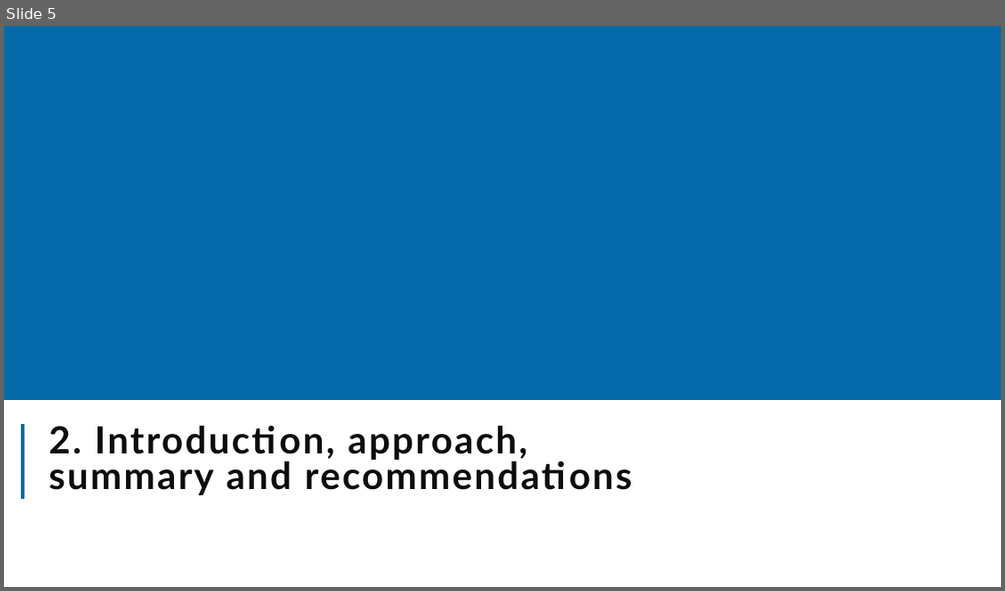
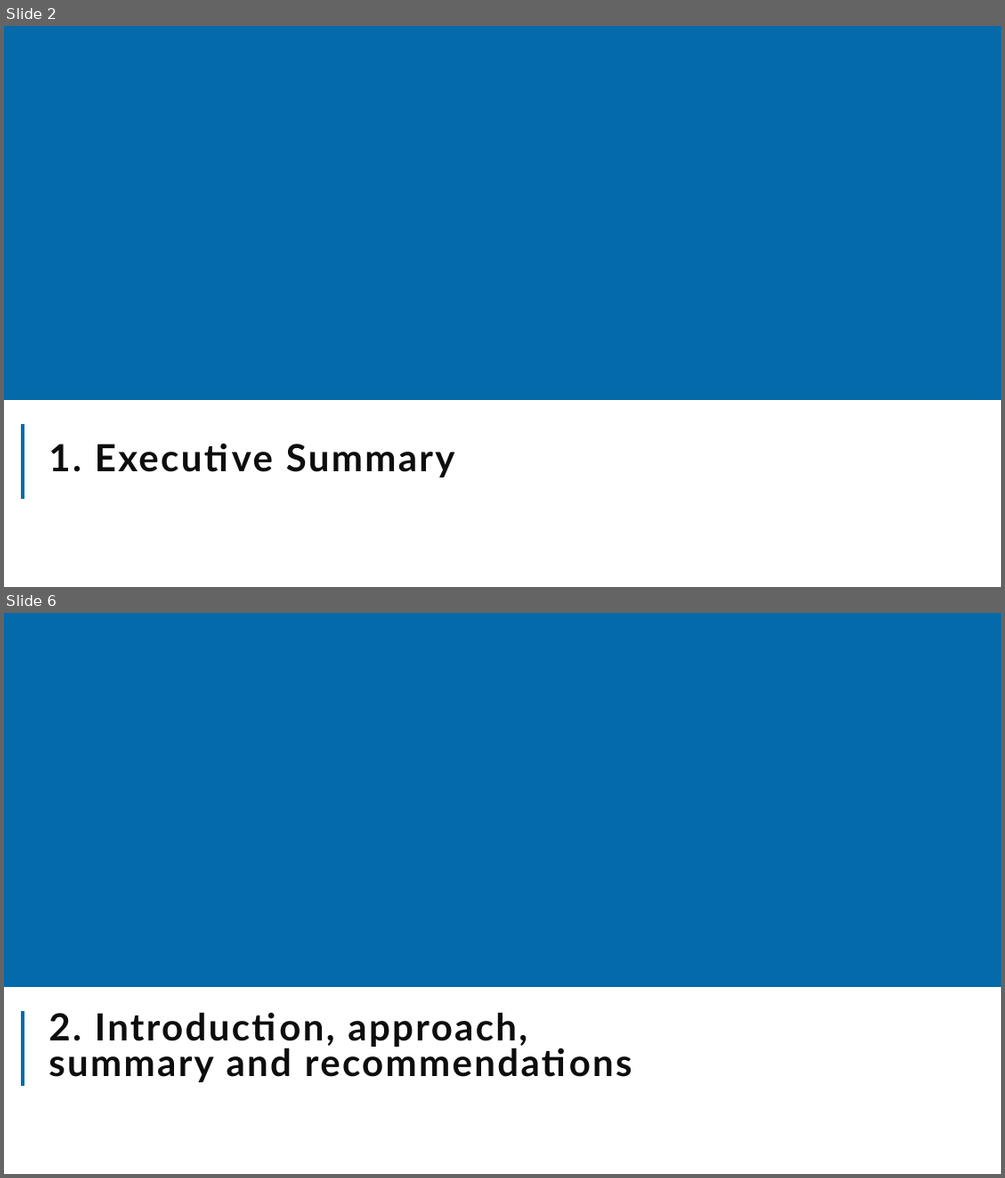
Before and after one commit to The-Strategy-Unit/nhp_sbr_impacts, a slide deck: NHP_SBR impacts_2024_summaryfinal.pptx. Shown one above the other, each under a label of ours: slide 5 before the commit, slides 2 and 6 after it; the slides between them are not shown. The pictures are 1005x591 and 1005x1178 pixels, drawn with LibreOffice and Linux fonts; fonts in the diff are those of the drawing; background and template pictures are left out. Boxes give left, top, right and bottom in pixels: in the first picture for what was removed or moved away, otherwise in the second. Text is boxed around its words. In the diff, an @@ line names an element or a change of style, - is before the commit and + after.

```diff
--- a/NHP_SBR impacts_2024_summaryfinal.pptx
+++ b/NHP_SBR impacts_2024_summaryfinal.pptx
@@ slide 2 added at bbox=[4, 26, 1001, 587], background #FFFFFF; not listed: 2 template elements that a slide beside it also shows @@
@@ title added at bbox=[48, 443, 455, 477], 36 pt, text #0D0D0D, bold @@
+1. Executive Summary
@@ what was slide 5 is now slide 6 @@
```
Also in this commit, not shown: 10 slides changed, 1 other slide added, 1 slide removed, 4 other files.
